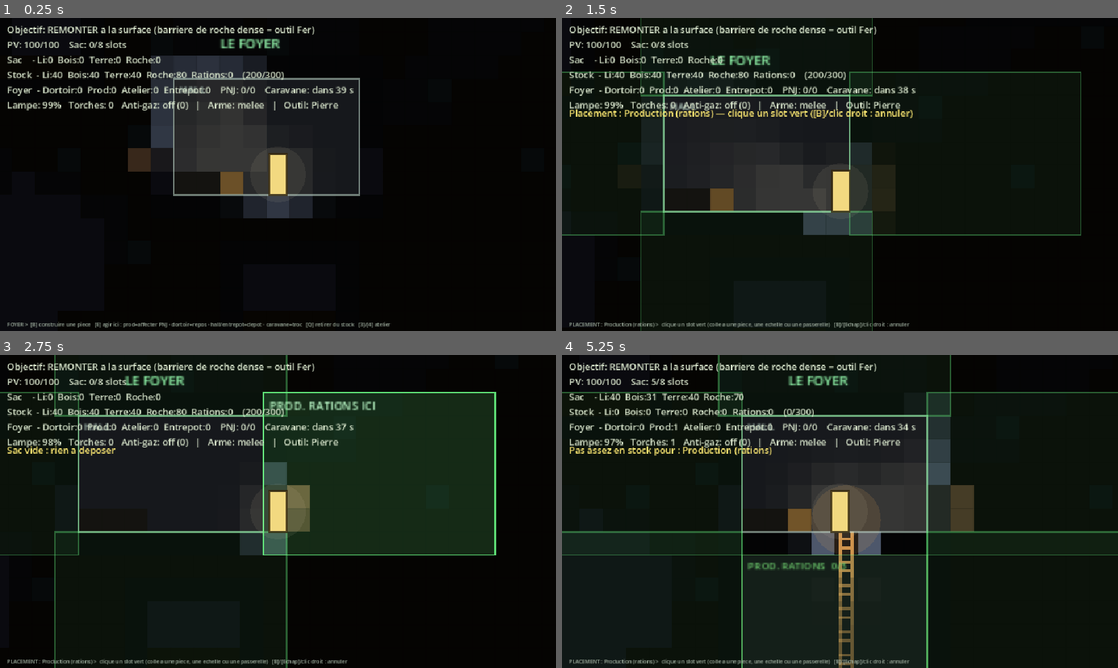
Above: before the commit, frames 1-4 (two rows, left to right).
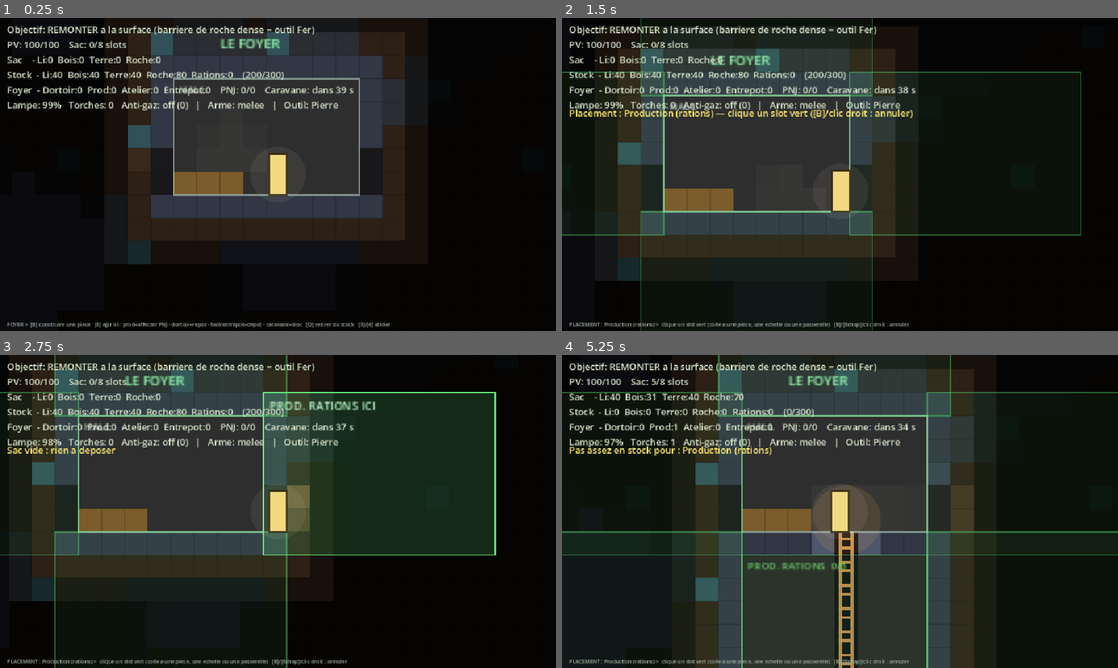
Above: after the commit, the same moments.

Repository: MrAuGIR/lesEnfouis
Game: Godot game, scene res://main.tscn
Two runs of this game, one before a commit and one after it. Both use one fixed random seed, a clock stepped at 60 frames per second and the inputs below.
Inputs (mouse positions are in pixels of both pictures, inside the frame that each line leads up to):
- Up to frame 1 (0.25 s): no input
- Up to frame 2 (1.5 s): tap Enter at 0.5 s; move the mouse to (962, 158) at 0.52 s; hold D 0.53-1.25 s; tap B at 0.6 s; click (962, 158) at 0.67 s; tap Space at 0.77 s; drag from (728, 190) to (812, 237) at 1.27 s
- Up to frame 3 (2.75 s): move the mouse to (333, 442) at 2.02 s; hold D from 2.03 s (still down); tap E at 2.1 s
- Up to frame 4 (5.25 s): release D at 2.75 s; drag from (812, 574) to (673, 464) at 2.77 s; tap Space at 3.5, 3.77 s; move the mouse to (1006, 558) at 3.52 s; hold A 3.53-4.25 s; tap Q at 3.6 s; drag from (673, 464) to (756, 433) at 4.27 s; move the mouse to (867, 511) at 5.02 s; hold S from 5.03 s (still down); tap T at 5.1 s; click (867, 511) at 5.17 s

The runs differ from the first frame. In frame 1, 17% of the frame differs, in the area x 23-73%, y 4-79%; in frame 2, 18%; in frame 3, 18%; in frame 4, 20%, in the area x 24-75%, y 4-100%.

Commit message:
[mvp][m2] eclairage base + passerelle

Diff:
--- a/game/scripts/hero.gd
+++ b/game/scripts/hero.gd
@@ -34,6 +34,7 @@
 var antipol_fuel := 0.0           # secondes de protection anti-gaz restantes
 var antipol_on := false           # éclairage anti-pollution activé ?
 var was_in_gas := false           # pour signaler l'entrée dans la zone de gaz
+var drop_through := false         # [S] enfoncé : traverse les croisements échelle/passerelle
 
 func _init(w: WorldGrid) -> void:
 	world = w
@@ -98,6 +99,7 @@
 	if controls and (Input.is_physical_key_pressed(KEY_D) or Input.is_key_pressed(KEY_RIGHT)):
 		dir += 1.0
 	vel.x = dir * MOVE_SPEED
+	drop_through = controls and (Input.is_physical_key_pressed(KEY_S) or Input.is_key_pressed(KEY_DOWN))
 
 	if on_ladder():
 		var climb := 0.0
@@ -148,6 +150,15 @@
 		for tx in range(min_tx, max_tx + 1):
 			if not world.is_solid(tx, ty):
 				continue
+			if world.is_ladder_crossing(tx, ty):
+				# Passerelle en travers d'une échelle : on passe latéralement et en
+				# grimpant ; [S] descend au travers. On n'atterrit dessus que si on
+				# arrive d'au-dessus (pénétration faible), sinon on est en train de
+				# la traverser et l'éjection nous coincerait.
+				if is_x or vel.y < 0.0 or drop_through:
+					continue
+				if (pos.y + half.y) - ty * ts > 12.0:
+					continue
 			# Bornes du héros (recalculées car pos peut bouger)
 			var l := pos.x - half.x
 			var r := pos.x + half.x
--- a/game/scripts/light_field.gd
+++ b/game/scripts/light_field.gd
@@ -18,8 +18,14 @@
 const TORCH_RADIUS := 5.5        # tuiles : portée d'une torche posée
 const TORCH_CORE := 1.5          # tuiles : pleine lumière au pied de la torche
 
+# Les pièces du Foyer sont éclairées d'office (le générateur fait partie de la
+# base — pas de mécanique d'énergie), et diffusent un peu autour d'elles.
+const ROOM_LIGHT := 0.85         # luminosité à l'intérieur des pièces
+const ROOM_FADE := 4.0           # tuiles de diffusion autour des pièces
+
 var world: WorldGrid
 var hero: Hero
+var foyer: Foyer                  # branché par main.gd (peut rester null en théorie)
 var torches: Array[Vector2i] = [] # torches posées (sécurisent un chemin)
 
 func _init(w: WorldGrid, h: Hero) -> void:
@@ -69,6 +75,22 @@
 		best = l
 	return best
 
+# Lumière des pièces du Foyer : pleine à l'intérieur, déclin (Chebyshev) autour.
+# Volontairement SANS occlusion : c'est une lueur diffuse qui « déborde » des murs.
+func room_light(tx: int, ty: int) -> float:
+	if foyer == null:
+		return 0.0
+	var best := 0.0
+	for mp in foyer.rooms:
+		var r: Rect2i = foyer.interior(mp)
+		var dx := maxi(maxi(r.position.x - tx, tx - (r.end.x - 1)), 0)
+		var dy := maxi(maxi(r.position.y - ty, ty - (r.end.y - 1)), 0)
+		var d := float(maxi(dx, dy))
+		if d <= 0.0:
+			return ROOM_LIGHT
+		best = maxf(best, ROOM_LIGHT * (1.0 - d / ROOM_FADE))
+	return clampf(best, 0.0, 1.0)
+
 func los_clear_from(a: Vector2, tx: int, ty: int) -> bool:
 	# Vrai si rien de plein ne bloque entre la source (en tuiles) et la tuile (cible
 	# exclue : le mur qu'on regarde est éclairé sur sa face, pas ce qu'il y a derrière).
@@ -89,4 +111,5 @@
 func brightness(tx: int, ty: int) -> float:
 	var light := maxf(sky_light(tx, ty) * SKY_STRENGTH, lamp_light(tx, ty))
 	light = maxf(light, torch_light(tx, ty))
+	light = maxf(light, room_light(tx, ty))
 	return clampf(light, AMBIENT_MIN, 1.0)
--- a/game/scripts/main.gd
+++ b/game/scripts/main.gd
@@ -55,6 +55,7 @@
 	light = LightField.new(world, hero)
 	bag = Inventory.new()
 	foyer = Foyer.new(world)
+	light.foyer = foyer   # les pièces éclairent (générateur implicite de la base)
 	pop = Population.new(world, foyer)
 	caravan = Caravan.new(world, foyer)
 	crew = EnemyCrew.new(world, light, hero)
--- a/game/scripts/world_grid.gd
+++ b/game/scripts/world_grid.gd
@@ -166,6 +166,13 @@
 	var t := grid[ty * GRID_W + tx]
 	return t != EMPTY and t != LADDER   # l'échelle se traverse
 
+# Passerelle posée en travers d'une colonne d'échelle : dessinée DEVANT l'échelle,
+# on grimpe au travers et [S] descend au travers (cf. hero.gd). Les robots, eux,
+# la voient pleine (is_solid) et marchent dessus.
+func is_ladder_crossing(tx: int, ty: int) -> bool:
+	return tile(tx, ty) == PASSERELLE \
+		and (tile(tx, ty - 1) == LADDER or tile(tx, ty + 1) == LADDER)
+
 func is_diggable(tx: int, ty: int) -> bool:
 	var t := tile(tx, ty)
 	return t == DIRT or t == ROCK or t == WOOD or t == LITHIUM or t == WALL \
--- a/game/scripts/world_view.gd
+++ b/game/scripts/world_view.gd
@@ -65,6 +65,7 @@
 				# Lueur dans l'air : haze douce qui rend le faisceau visible SANS recouvrir
 				# le décor (courbe glow² → concentrée sur le cœur du faisceau).
 				var glow := maxf(light.lamp_light(tx, ty), light.torch_light(tx, ty))
+				glow = maxf(glow, light.room_light(tx, ty))
 				if glow > 0.02:
 					var g := glow * glow
 					draw_rect(rect, Color(1.0, 0.94, 0.80, g * 0.14))
@@ -82,8 +83,17 @@
 				draw_rect(Rect2(tx * ts + 3, ty * ts + 10, ts - 8, 2), lc)
 				continue
 			if t == WorldGrid.PASSERELLE:
+				var bp := light.brightness(tx, ty)
+				if world.is_ladder_crossing(tx, ty):
+					# Croisement : l'échelle continue derrière, la passerelle passe
+					# DEVANT (bande de lattes au milieu) — traversable (cf. hero.gd)
+					var lc2 := Color(0.78, 0.56, 0.30, 0.45 + 0.55 * bp)
+					draw_rect(Rect2(tx * ts + 3, ty * ts, 2, ts), lc2)
+					draw_rect(Rect2(tx * ts + ts - 5, ty * ts, 2, ts), lc2)
+					draw_rect(Rect2(tx * ts, ty * ts + 5, ts, 6), Color(0.50 * bp, 0.36 * bp, 0.16 * bp))
+					draw_rect(Rect2(tx * ts, ty * ts + 5, ts, 6), Color(0.7 * bp, 0.55 * bp, 0.28 * bp, 0.8), false, 1.0)
+					continue
 				# Plancher de bois construit : plein pour la collision, dessiné en lattes
-				var bp := light.brightness(tx, ty)
 				draw_rect(rect, Color(0.50 * bp, 0.36 * bp, 0.16 * bp))
 				var sc := Color(0.24 * bp, 0.16 * bp, 0.06 * bp)
 				draw_rect(Rect2(tx * ts, ty * ts + 4, ts, 1), sc)
